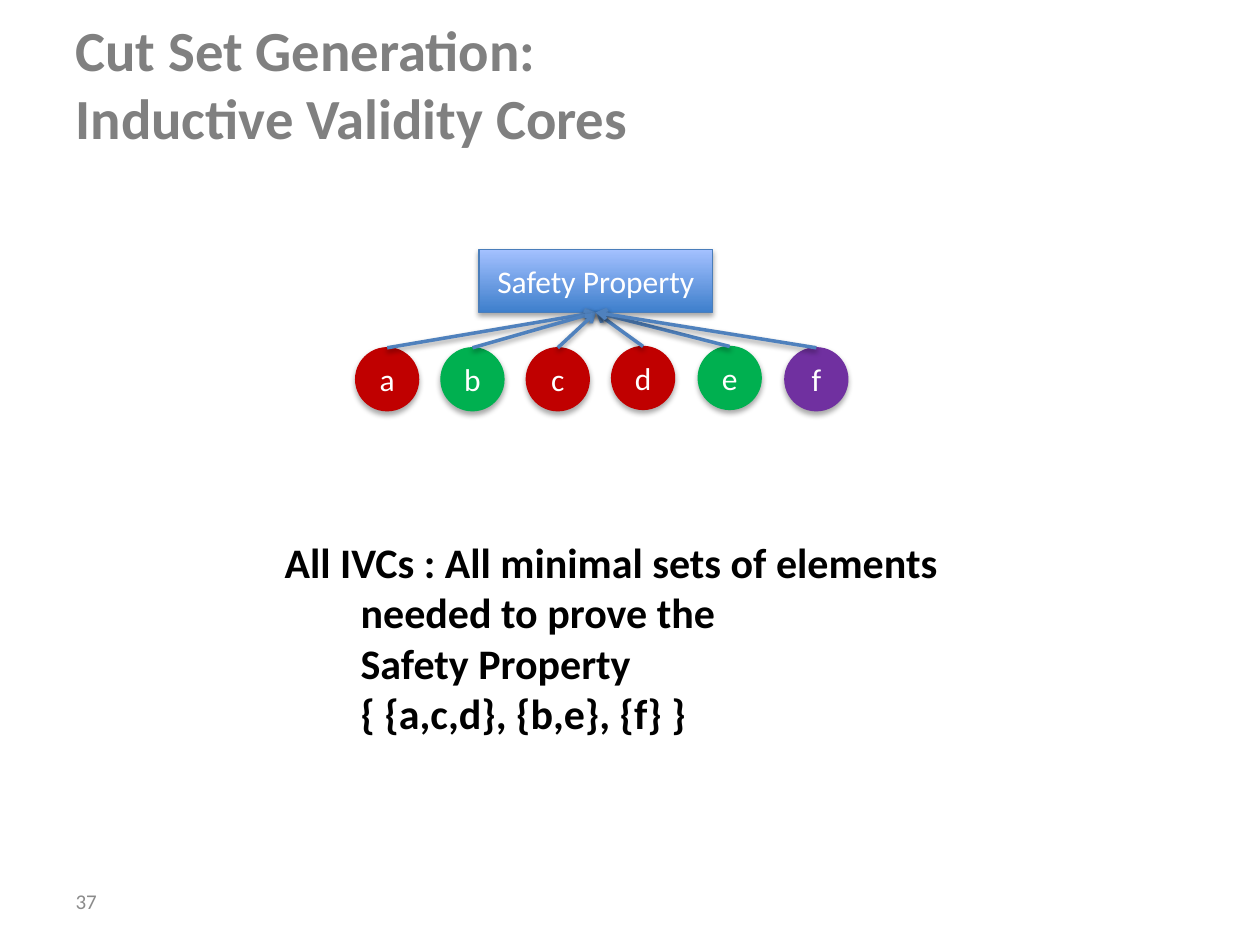
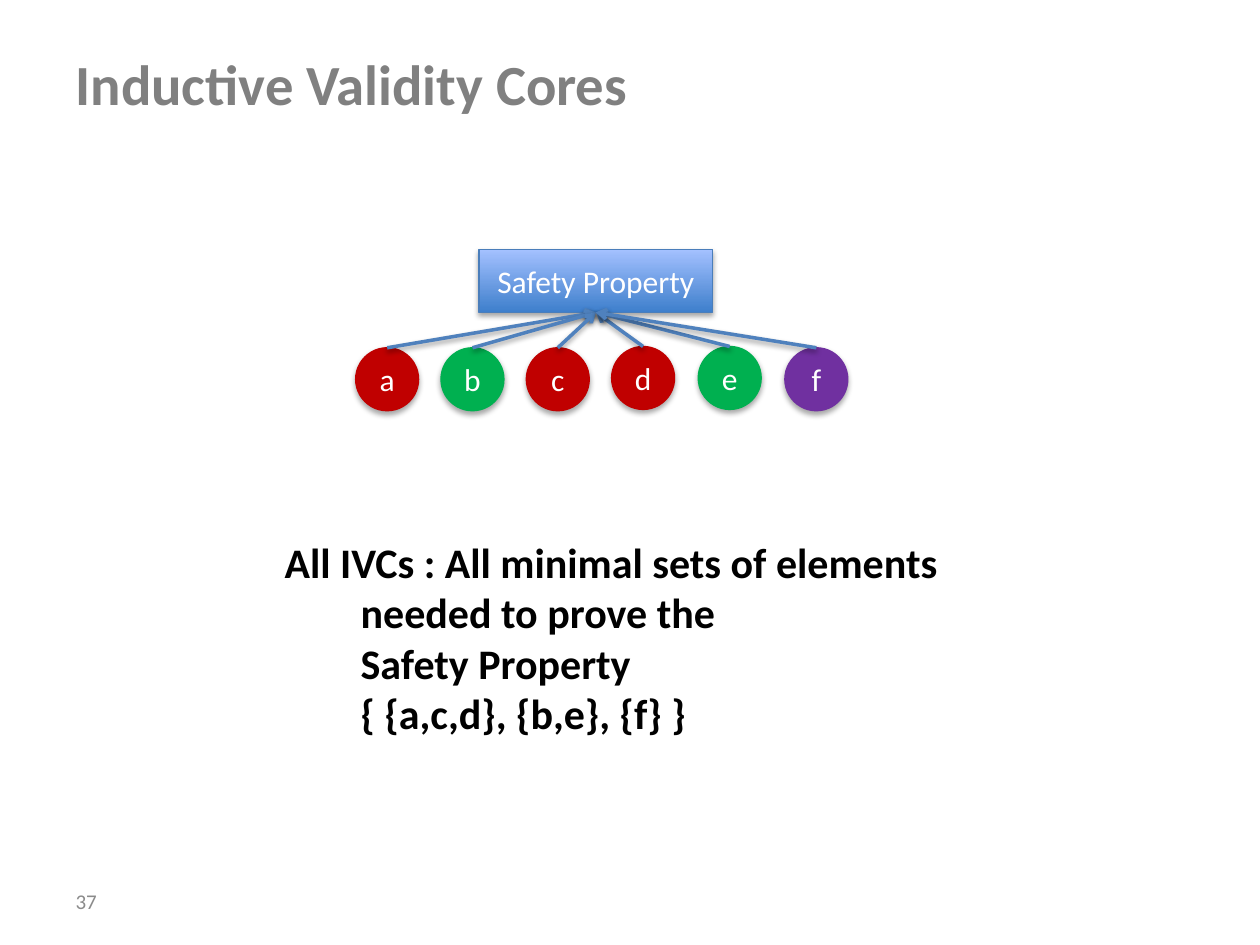
Before and after one commit to dkstewart/Presentations, a slide deck: slide 37 of nasa_year_end_review_2018.pptx. Drawn at 1260x945 pixels with LibreOffice and Linux fonts; fonts in the diff are those of the drawing. Boxes give left, top, right and bottom in pixels: in the first picture for what was removed or moved away, otherwise in the second. Text is boxed around its words. In the diff, an @@ line names an element or a change of style, - is before the commit and + after.

```diff
--- a/nasa_year_end_review_2018.pptx
+++ b/nasa_year_end_review_2018.pptx
@@ title at (76,65,627,114): text changed @@
-Cut Set Generation:
-Inductive Validity Cores
+Inductive Validity Cores
```
Also in this commit, not shown: 7 other slides changed.
